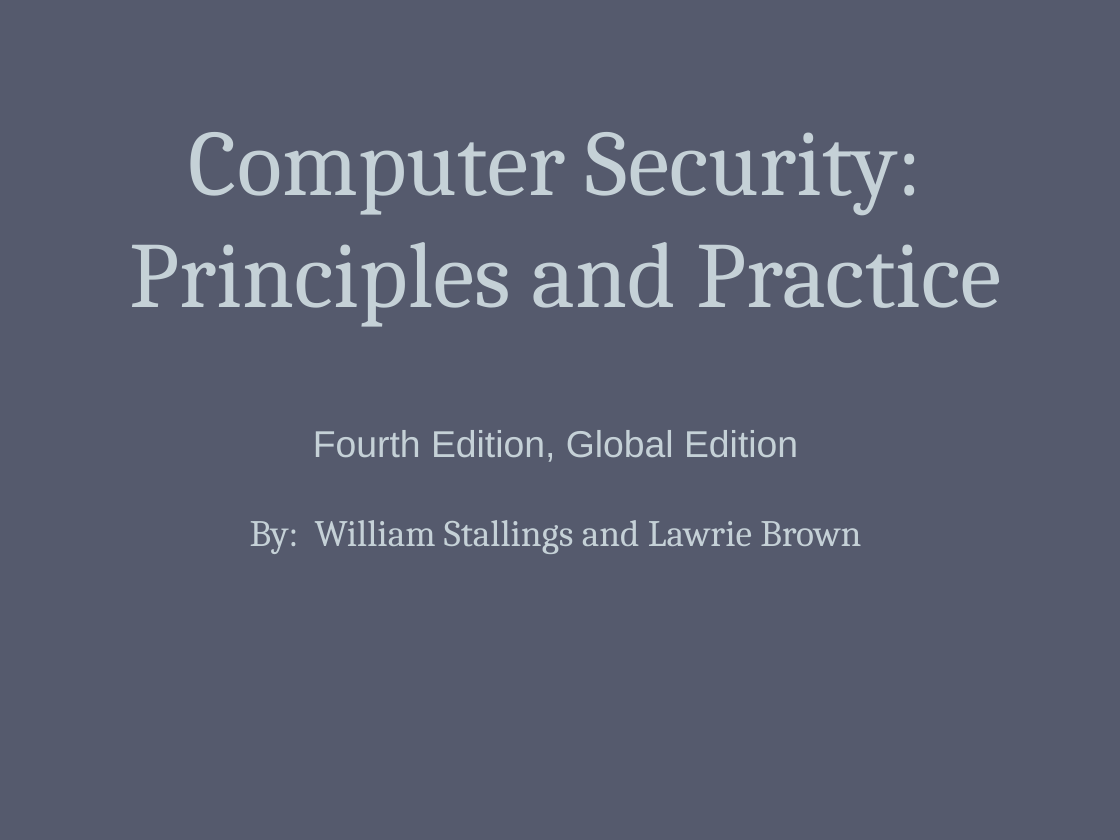
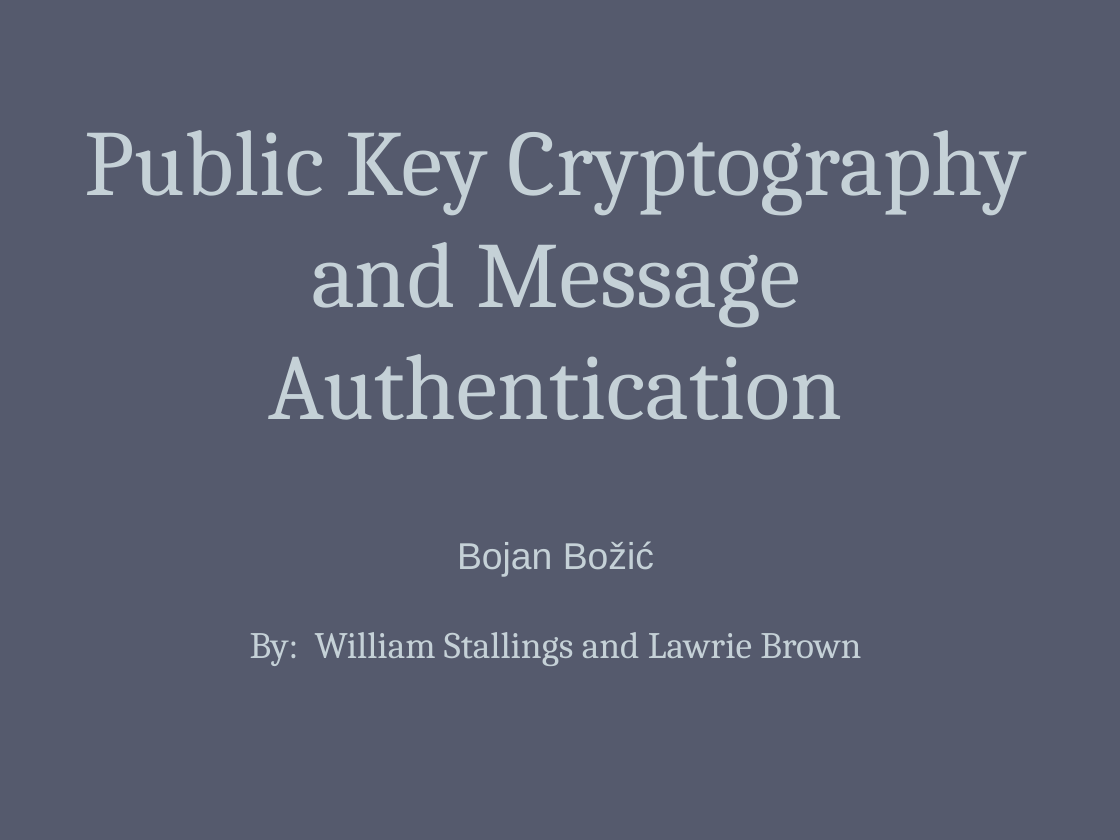
Before and after one commit to bozicb/bozicb.github.io, a slide deck: slide 1 of lectures/SECURITY/Week 8/CH21-CompSec4e.pptx. Drawn at 1120x840 pixels with LibreOffice and Linux fonts; fonts in the diff are those of the drawing. Boxes give left, top, right and bottom in pixels: in the first picture for what was removed or moved away, otherwise in the second. Text is boxed around its words. In the diff, an @@ line names an element or a change of style, - is before the commit and + after.

Commit message:
new slides added

```diff
--- a/lectures/SECURITY/Week 8/CH21-CompSec4e.pptx
+++ b/lectures/SECURITY/Week 8/CH21-CompSec4e.pptx
@@ text at box(85, 130, 1027, 576): text changed @@
-Computer Security:
-Principles and Practice
-Fourth Edition, Global Edition
+Public Key Cryptography and Message Authentication
+Bojan Božić
```
Also in this commit, not shown: 4 other slides changed, 1 slide removed, 27 other files.
